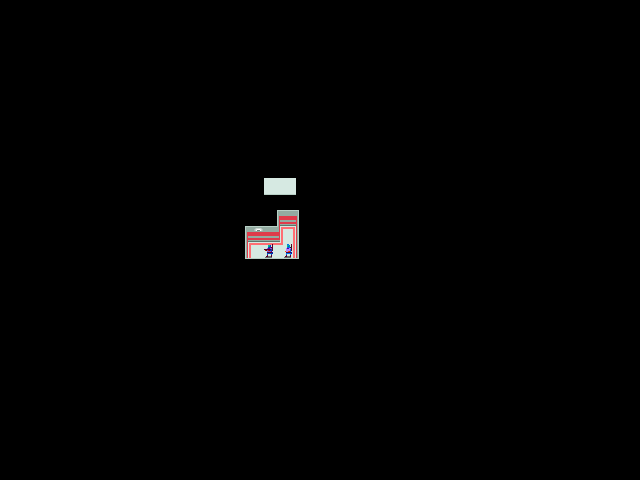
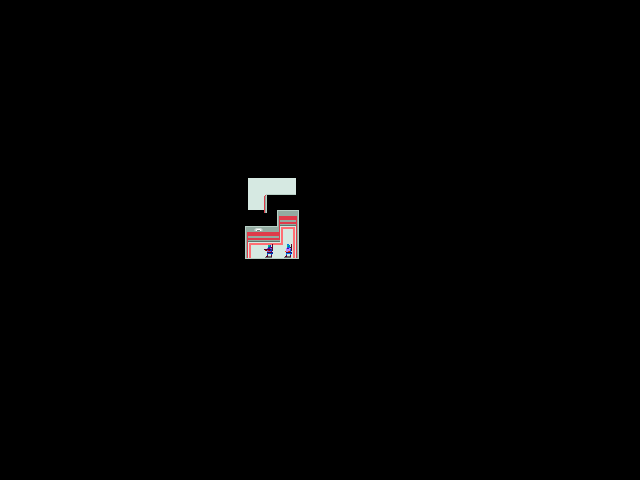
Layer changes from the first 640 × 480 image to the second:
added layer "test up" in group "floors" over left=264, top=194, right=267, bottom=213
painted on "Layer 2" over left=248, top=178, right=266, bottom=210
